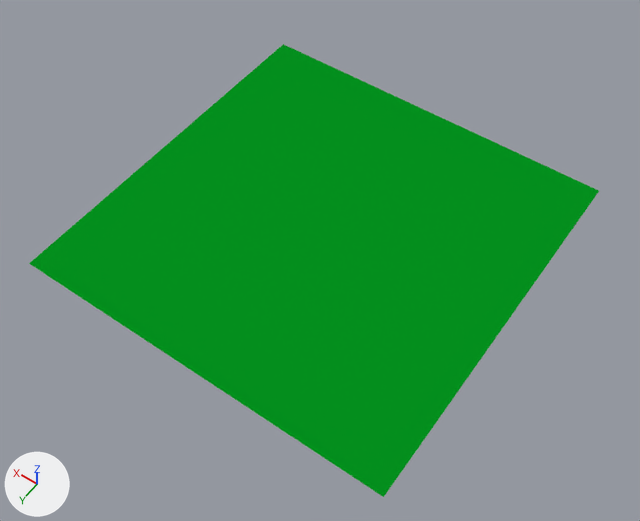
An edit to the Blender file Assets/Models/world_0_2.blend, drawn before and after from the same camera.
Before and after are seen from a 50 mm camera at (-121.6, 172.5, 249.2) aimed at (-7.2, 12.3, -2.4). Every picture has the same lights, and +X, +Y and +Z are marked at lower left.

The older version as bpy lines, for what is in view:
```python
me_plane = bpy.data.meshes.new('Plane')
me_plane.from_pydata(...)  # 2401 vertices, 4608 faces; spans x -75.0..75.0, y -75.0..75.0, z 0.0
me_plane.materials.append(mat_grass)  # green #04921e
ob_plane = bpy.data.objects.new('Plane', me_plane)
ob_plane.location = (0.0, 0.0, 0.0)
```
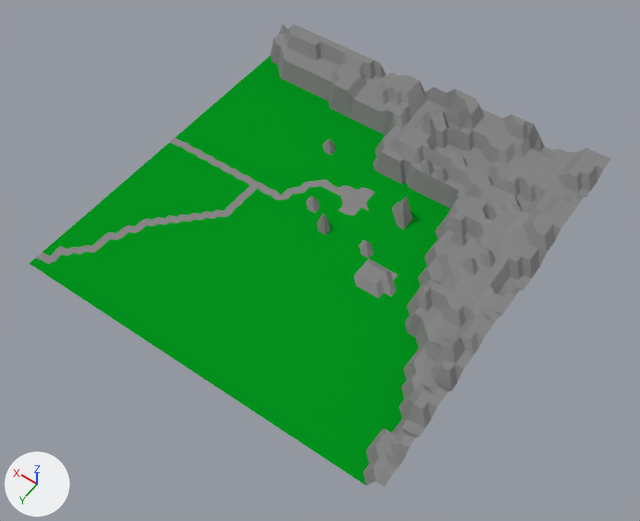
Boxes (x1, y1, x2, y2) around the edits, measured in the pictures (640 x 521 px; the box of a moved part takes in the faces that stretch with it):
'Plane', reshaped, recoloured (green to grey)
    before: (29, 44, 599, 497)
    after: (29, 24, 611, 487)
part 1 of me_plane, moved or reshaped
    before: (41, 44, 599, 497)
    after: (41, 24, 611, 487)
part 2 of me_plane, recoloured (green to grey)
    both: (36, 138, 398, 280)

The change, as a diff of the scene's bpy script:
```diff
--- a/Assets/Models/world_0_2.blend.py
+++ b/Assets/Models/world_0_2.blend.py
@@ mat_road @@
+mat_road = diffuse_material('Road')
+mat_road.base_color = (0.238, 0.238, 0.238)  # grey #868686
@@ me_plane @@
 # used by ob_plane; location = (0.0, 0.0, 0.0)
-me_plane.from_pydata(...)  # 2401 vertices, 4608 faces; spans x -75.0..75.0, y -75.0..75.0, z 0.0
+me_plane.from_pydata(...)  # 2401 vertices, 4608 faces; spans x -75.0..75.0, y -75.0..75.0, z 0.0..17.0
+# me_plane part 1: 831 of 2401 vertices moved; they spanned x -75.0..75.0, y -75.0..75.0, z 0.0 and now span x -75.0..75.0, y -75.0..75.0, z 0.0..17.0; mean shift (0.0, 0.0, 10.0); largest move (-69.0, 25.0, 0.0) -> (-69.0, 25.0, 17.0)
+# me_plane part 2: 1717 of the faces centred in x -74.0..74.0, y -74.0..74.0, z 0.0 switch from mat_grass (green #04921e) to mat_road (grey #868686)
```
